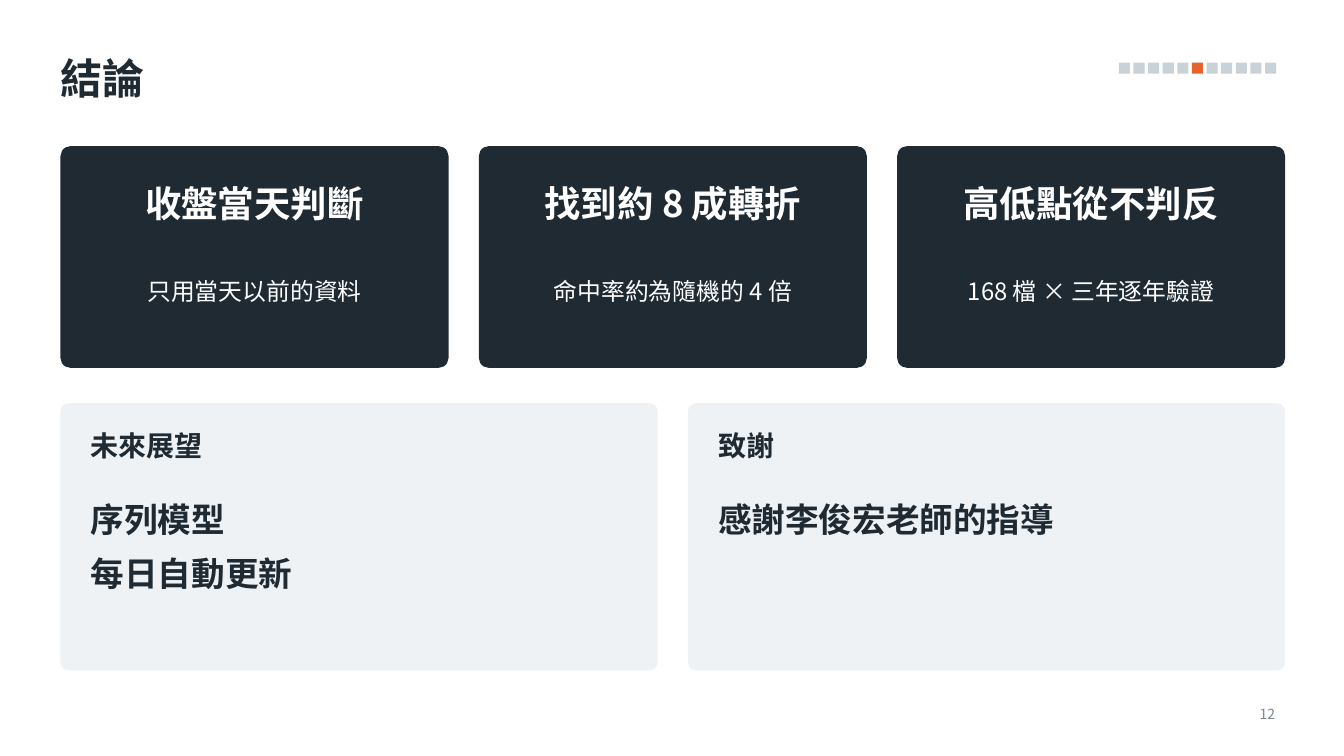
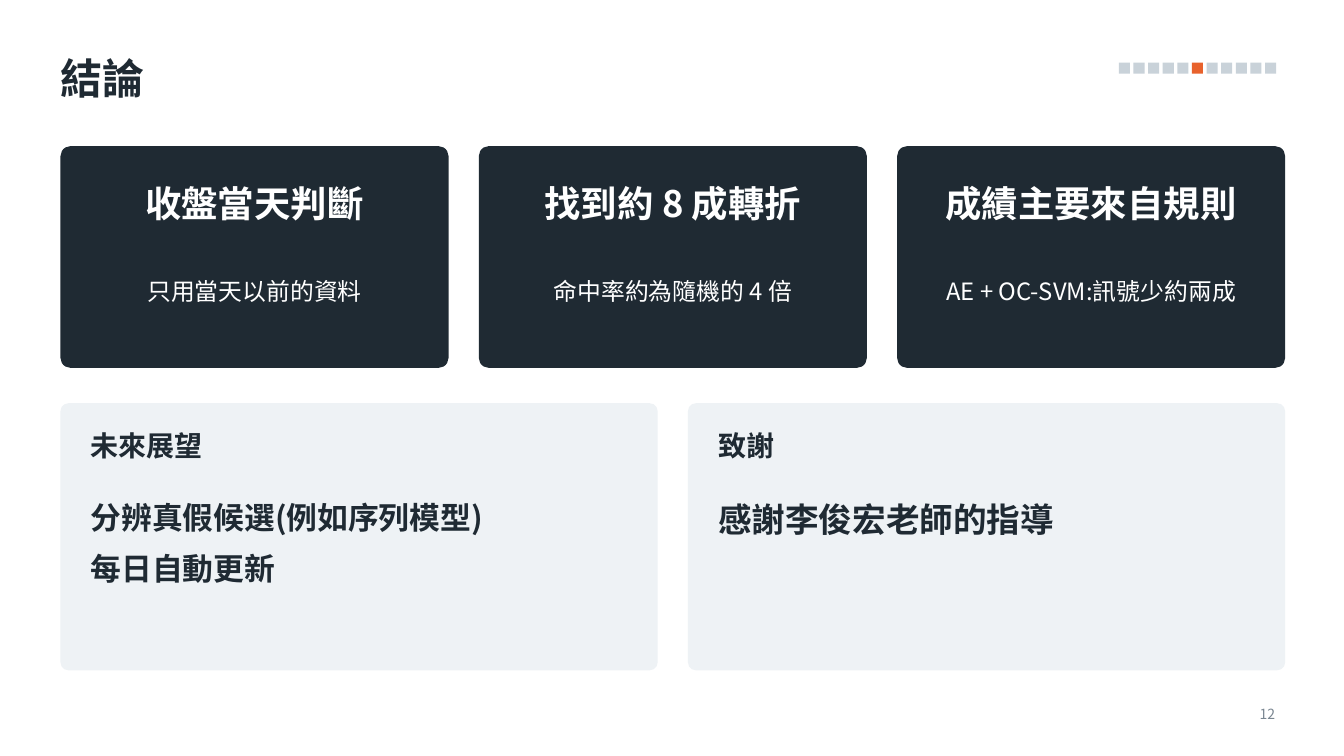
Before and after one commit to alextixu/fcukproject, a slide deck: slide 12 of method_kline_peak/report/專題簡報_v2.pptx. Drawn at 1344x756 pixels with LibreOffice and Linux fonts; fonts in the diff are those of the drawing. Boxes give left, top, right and bottom in pixels: in the first picture for what was removed or moved away, otherwise in the second. Text is boxed around its words. In the diff, an @@ line names an element or a change of style, - is before the commit and + after.

```diff
--- a/method_kline_peak/report/專題簡報_v2.pptx
+++ b/method_kline_peak/report/專題簡報_v2.pptx
@@ text at box(945, 186, 1236, 221): text changed @@
-高低點從不判反
+成績主要來自規則
@@ text at box(946, 280, 1236, 302): text changed @@
-168 檔 × 三年逐年驗證
+AE + OC-SVM:訊號少約兩成
@@ text at box(91, 502, 483, 535): text changed; size 24 to 22 pt @@
-序列模型
+分辨真假候選(例如序列模型)
@@ text at box(91, 553, 275, 583): size 24 to 22 pt in "每日自動更新" @@
```
Also in this commit, not shown: 3 other slides changed, 7 other files.
